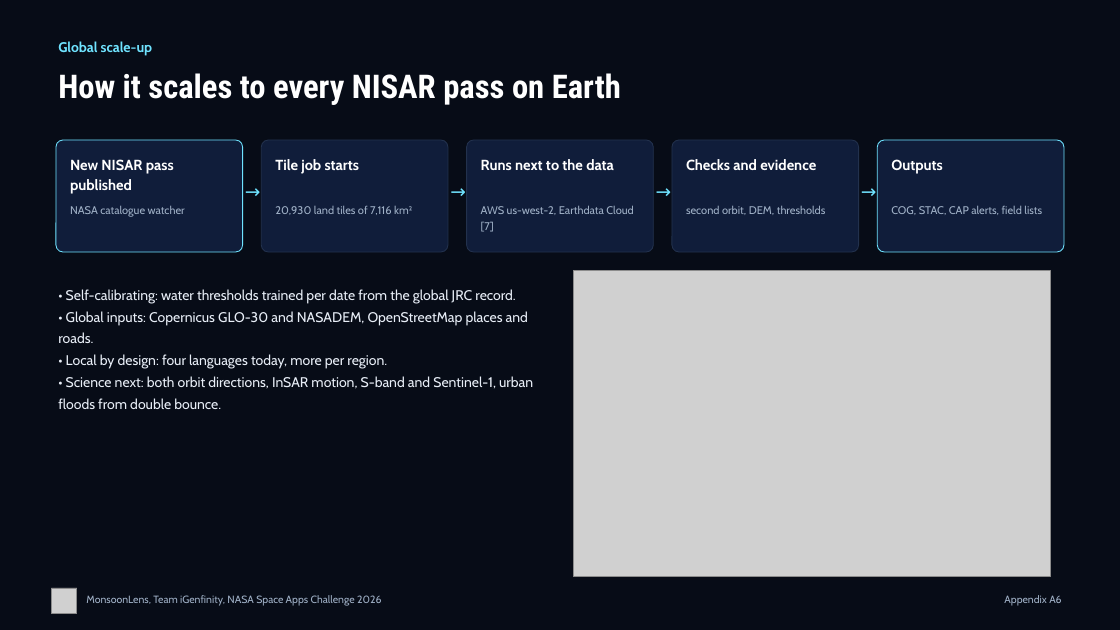
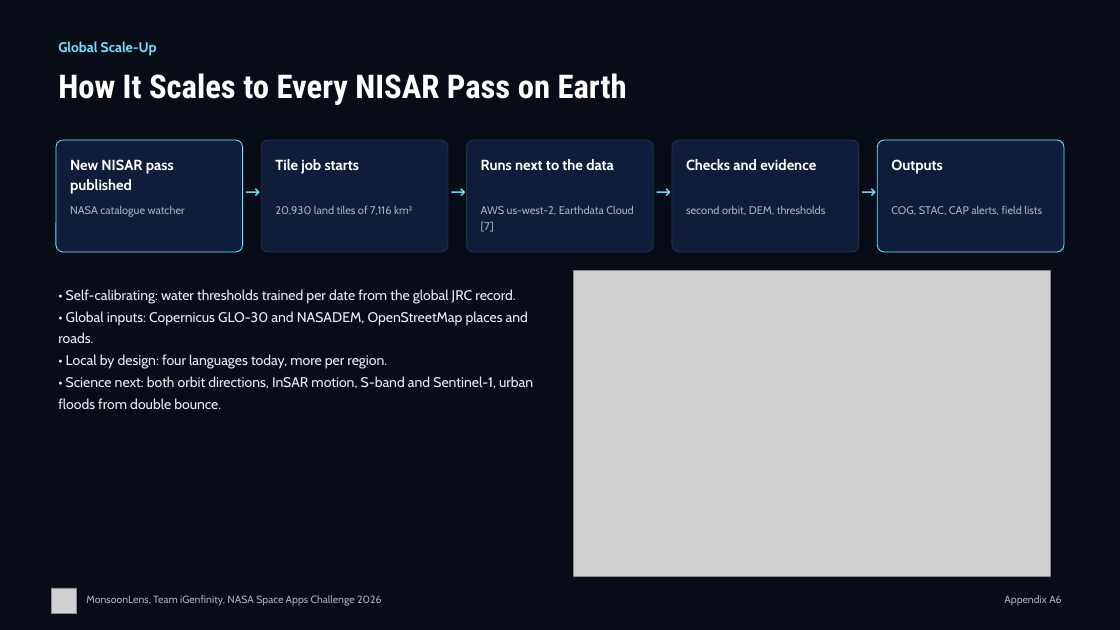
Before and after one commit to AyushSinghNegi/dancing-with-the-sars, a slide deck: slide 7 of deliverables/deck/MonsoonLens_Appendix.pptx. Drawn at 1120x630 pixels with LibreOffice and Linux fonts; fonts in the diff are those of the drawing; grey boxes stand for pictures. Boxes give left, top, right and bottom in pixels: in the first picture for what was removed or moved away, otherwise in the second. Text is boxed around its words. In the diff, an @@ line names an element or a change of style, - is before the commit and + after.

```diff
--- a/deliverables/deck/MonsoonLens_Appendix.pptx
+++ b/deliverables/deck/MonsoonLens_Appendix.pptx
@@ text at bbox=[58, 41, 157, 56]: text changed @@
-Global scale-up
+Global Scale-Up
@@ text at bbox=[58, 73, 627, 105]: text changed @@
-How it scales to every NISAR pass on Earth
+How It Scales to Every NISAR Pass on Earth
```
Also in this commit, not shown: 9 other slides changed, 8 other files.
